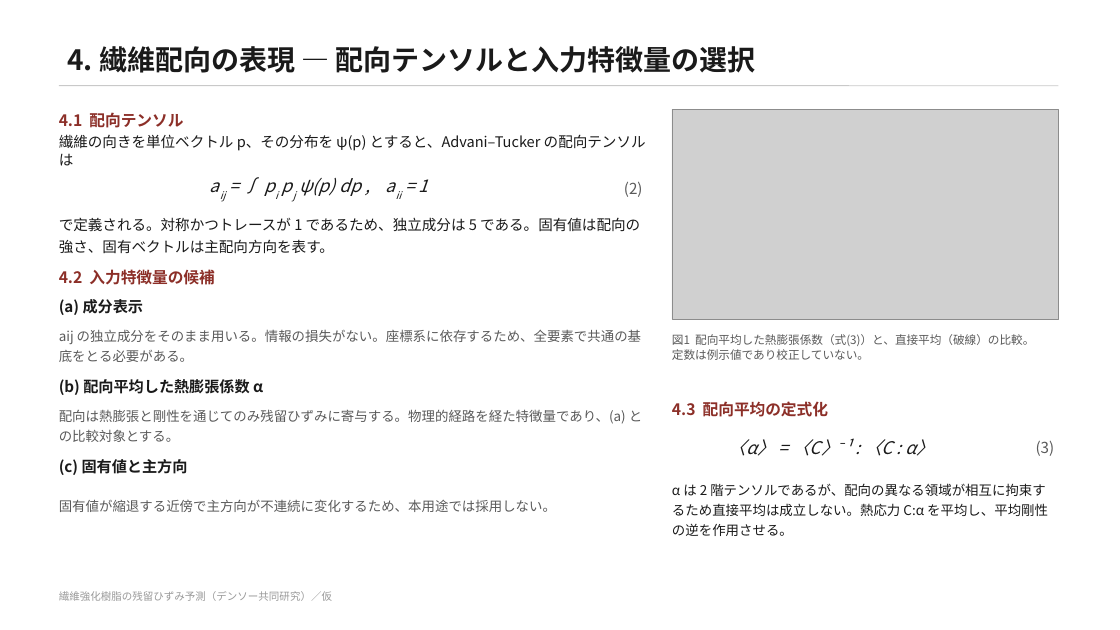
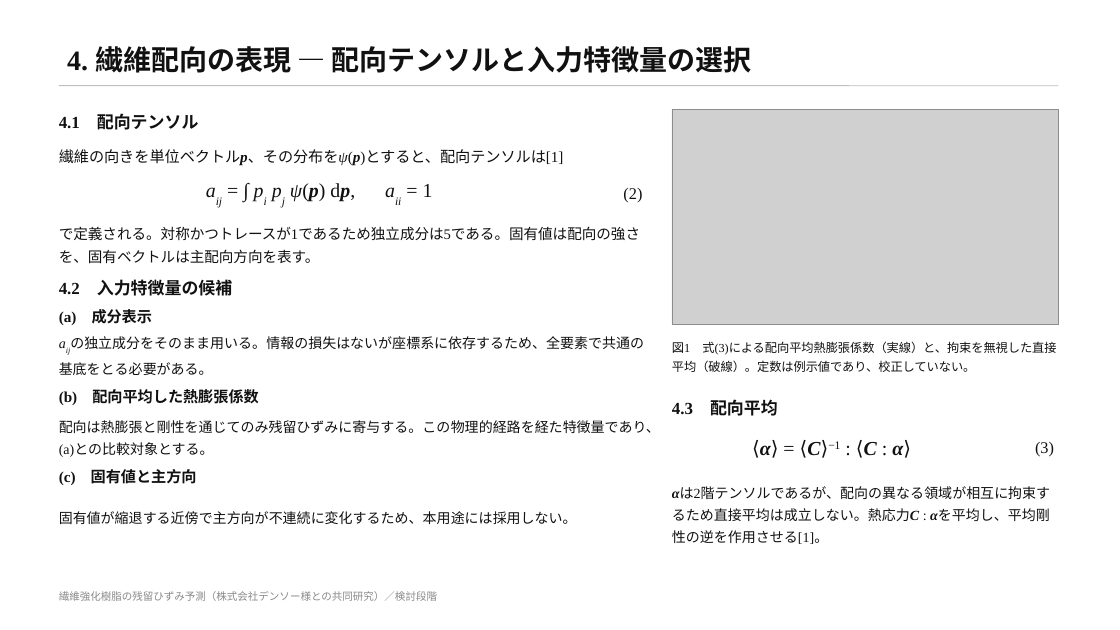
Before and after one commit to keisuke58/wccm2026-cfrp-gnn, a slide deck: slide 5 of slides/denso_residual_strain_draft.pptx. Drawn at 1120x630 pixels with LibreOffice and Linux fonts; fonts in the diff are those of the drawing; grey boxes stand for pictures. Boxes give left, top, right and bottom in pixels: in the first picture for what was removed or moved away, otherwise in the second. Text is boxed around its words. In the diff, an @@ line names an element or a change of style, - is before the commit and + after.

```diff
--- a/slides/denso_residual_strain_draft.pptx
+++ b/slides/denso_residual_strain_draft.pptx
@@ text "4.1 配向テンソル" at (x1=59, y1=113, x2=199, y2=130): size 13.5 to 14.5 pt, font Noto Sans CJK JP to Times New Roman, text colour #8C2F28 to #111111 @@
@@ picture resized from (x1=672, y1=109, x2=1059, y2=319) to (x1=672, y1=109, x2=1059, y2=324) @@
@@ text at (x1=59, y1=149, x2=564, y2=166): text changed; size 12.5 to 13 pt; font Noto Sans CJK JP to Times New Roman; text colour #1A1A1A to #111111 @@
-繊維の向きを単位ベクトル p、その分布を ψ(p) とすると、Advani–Tucker の配向テンソルは
+繊維の向きを単位ベクトルp、その分布をψ(p)とすると、配向テンソルは[1]
@@ text "(2)" at (x1=623, y1=188, x2=642, y2=202): size 13 to 14 pt, font Noto Sans CJK JP to Times New Roman, text colour #5A5A5A to #111111 @@
@@ text at (x1=290, y1=183, x2=433, y2=202): text changed; size 15 to 17 pt; font Noto Sans CJK JP to Times New Roman; text colour #1A1A1A to #111111 @@
-aij = ∫ pi pj ψ(p) dp , aii = 1
+aij = ∫ pi pj ψ(p) dp, aii = 1
@@ text at (x1=59, y1=226, x2=640, y2=264): text changed; font Noto Sans CJK JP to Times New Roman; text colour #1A1A1A to #111111 @@
-で定義される。対称かつトレースが 1 であるため、独立成分は 5 である。固有値は配向の強さ、固有ベクトルは主配向方向を表す。
+で定義される。対称かつトレースが1であるため独立成分は5である。固有値は配向の強さを、固有ベクトルは主配向方向を表す。
@@ text "4.2 入力特徴量の候補" at (x1=59, y1=279, x2=232, y2=296): size 13.5 to 14.5 pt, font Noto Sans CJK JP to Times New Roman, text colour #8C2F28 to #111111 @@
@@ text "4.2 入力特徴量の候補" moved from (x1=59, y1=269, x2=214, y2=285) to (x1=59, y1=279, x2=232, y2=296) @@
@@ text "(a) 成分表示" moved from (x1=59, y1=299, x2=144, y2=315) to (x1=59, y1=309, x2=153, y2=325) @@
@@ text at (x1=59, y1=336, x2=644, y2=375): text changed; size 11.5 to 12 pt; font Noto Sans CJK JP to Times New Roman; text colour #5A5A5A to #111111 @@
-aij の独立成分をそのまま用いる。情報の損失がない。座標系に依存するため、全要素で共通の基底をとる必要がある。
+aijの独立成分をそのまま用いる。情報の損失はないが座標系に依存するため、全要素で共通の基底をとる必要がある。
@@ text at (x1=672, y1=341, x2=1056, y2=372): text changed; size 10 to 10.5 pt; font Noto Sans CJK JP to Times New Roman; text colour #5A5A5A to #111111 @@
-図1 配向平均した熱膨張係数（式(3)）と、直接平均（破線）の比較。
-定数は例示値であり校正していない。
+図1 式(3)による配向平均熱膨張係数（実線）と、拘束を無視した直接平均（破線）。定数は例示値であり、校正していない。
@@ text at (x1=59, y1=389, x2=258, y2=405): text changed; font Noto Sans CJK JP to Times New Roman; text colour #1A1A1A to #111111 @@
-(b) 配向平均した熱膨張係数 α
+(b) 配向平均した熱膨張係数
@@ text at (x1=672, y1=399, x2=778, y2=416): text changed; size 13.5 to 14.5 pt; font Noto Sans CJK JP to Times New Roman; text colour #8C2F28 to #111111 @@
-4.3 配向平均の定式化
+4.3 配向平均
@@ text at (x1=59, y1=420, x2=660, y2=457): text changed; size 11.5 to 12 pt; font Noto Sans CJK JP to Times New Roman; text colour #5A5A5A to #111111 @@
-配向は熱膨張と剛性を通じてのみ残留ひずみに寄与する。物理的経路を経た特徴量であり、(a) との比較対象とする。
+配向は熱膨張と剛性を通じてのみ残留ひずみに寄与する。この物理的経路を経た特徴量であり、(a)との比較対象とする。
@@ text at (x1=752, y1=440, x2=911, y2=458): text changed; size 15 to 17 pt; font Noto Sans CJK JP to Times New Roman; text colour #1A1A1A to #111111; italic off @@
-〈α〉 = 〈C〉⁻¹ : 〈C : α〉
+⟨α⟩ = ⟨C⟩−1 : ⟨C : α⟩
@@ text "(3)" at (x1=1035, y1=442, x2=1054, y2=457): size 13 to 14 pt, font Noto Sans CJK JP to Times New Roman, text colour #5A5A5A to #111111 @@
@@ font Noto Sans CJK JP to Times New Roman, text colour #1A1A1A to #111111 in 3 elements at (x1=67, y1=46, x2=752, y2=73), (x1=59, y1=309, x2=153, y2=325), (x1=59, y1=469, x2=197, y2=485) @@
@@ text "(c) 固有値と主方向" moved from (x1=59, y1=459, x2=188, y2=475) to (x1=59, y1=469, x2=197, y2=485) @@
@@ text at (x1=672, y1=487, x2=1050, y2=544): text changed; size 11.5 to 12 pt; font Noto Sans CJK JP to Times New Roman; text colour #1A1A1A to #111111 @@
-α は 2 階テンソルであるが、配向の異なる領域が相互に拘束するため直接平均は成立しない。熱応力 C:α を平均し、平均剛性の逆を作用させる。
+αは2階テンソルであるが、配向の異なる領域が相互に拘束するため直接平均は成立しない。熱応力C : αを平均し、平均剛性の逆を作用させる[1]。
@@ text at (x1=59, y1=511, x2=577, y2=524): text changed; size 11.5 to 12 pt; font Noto Sans CJK JP to Times New Roman; text colour #5A5A5A to #111111 @@
-固有値が縮退する近傍で主方向が不連続に変化するため、本用途では採用しない。
+固有値が縮退する近傍で主方向が不連続に変化するため、本用途には採用しない。
@@ text at (x1=59, y1=591, x2=437, y2=601): text changed; font Noto Sans CJK JP to Times New Roman; text colour #9A9A9A to #8A8A8A @@
-繊維強化樹脂の残留ひずみ予測（デンソー共同研究）／仮
+繊維強化樹脂の残留ひずみ予測（株式会社デンソー様との共同研究）／検討段階
```
Also in this commit, not shown: 7 other slides changed, 6 other files.
